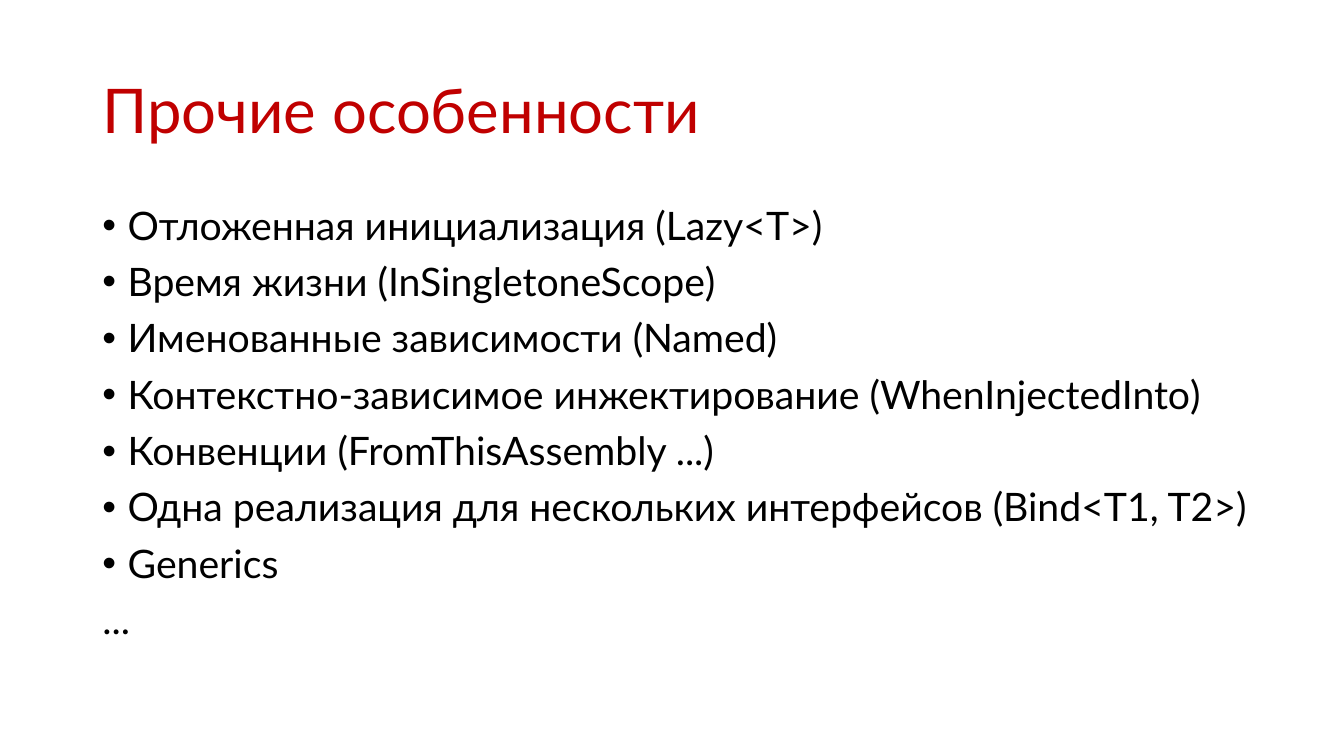
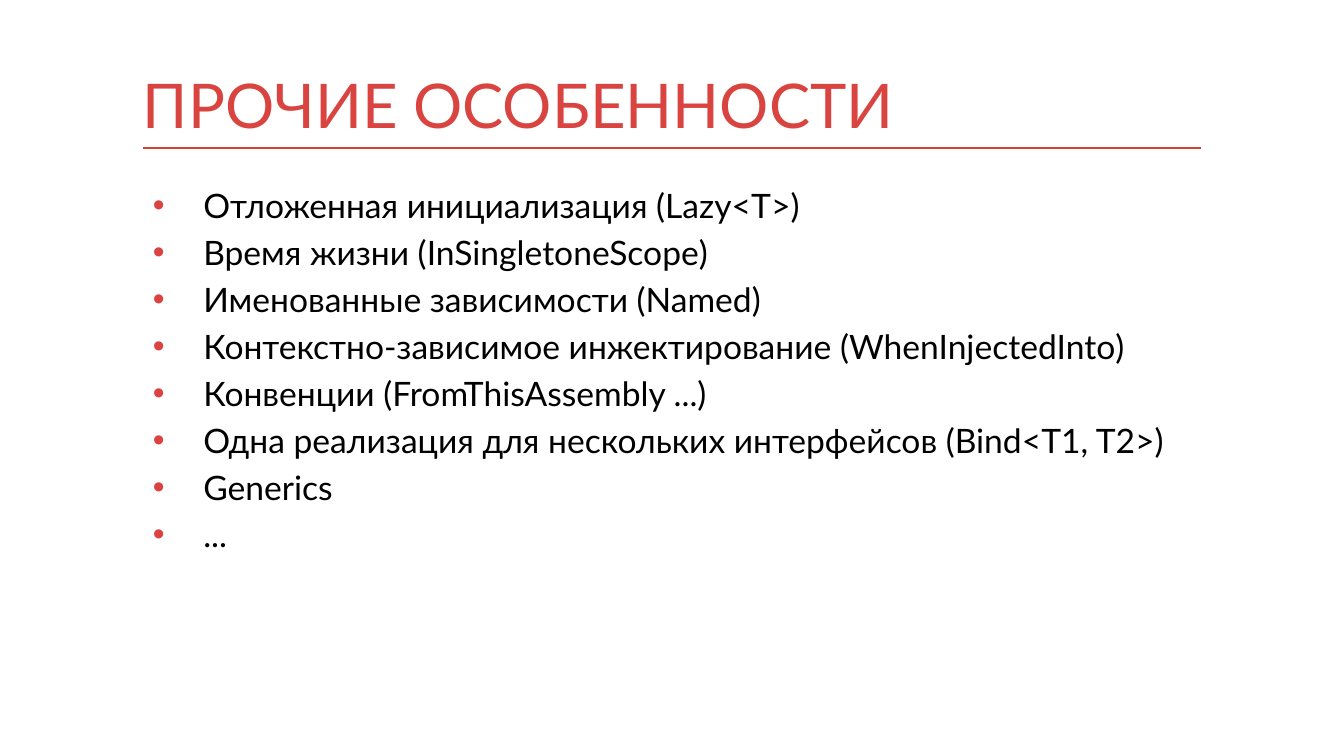
Before and after one commit to kontur-courses/di, a slide deck: slide 15 of di.pptx (slide 16 before the commit). Drawn at 1344x756 pixels with LibreOffice and Linux fonts; fonts in the diff are those of the drawing. Boxes give left, top, right and bottom in pixels: in the first picture for what was removed or moved away, otherwise in the second. Text is boxed around its words. In the diff, an @@ line names an element or a change of style, - is before the commit and + after.

```diff
--- a/di.pptx
+++ b/di.pptx
@@ title at [143,83,893,129]: text changed; text colour #C00000 to #D94440 @@
-Прочие особенности
+ПРОЧИЕ ОСОБЕННОСТИ
@@ title "ПРОЧИЕ ОСОБЕННОСТИ" at [143,83,893,129]: vertical alignment middle to bottom @@
@@ line added from (143, 148) to (1202, 148), #D83F3B 1 pt @@
@@ text "Отложенная инициализация (Lazy<T>)": place and size @@
-text "Отложенная инициализация (Lazy<T>)" at [128,209,1247,579]
+text "Отложенная инициализация (Lazy<T>)" at [203,192,1164,501]
@@ text "Отложенная инициализация (Lazy<T>)" at [203,192,1164,501]: size 28 to 24 pt; indent changed; line spacing 0.9 to 1; less space between paragraphs; bullet none to • @@
```
Also in this commit, not shown: 14 other slides changed, 1 slide removed, 2 other files.
